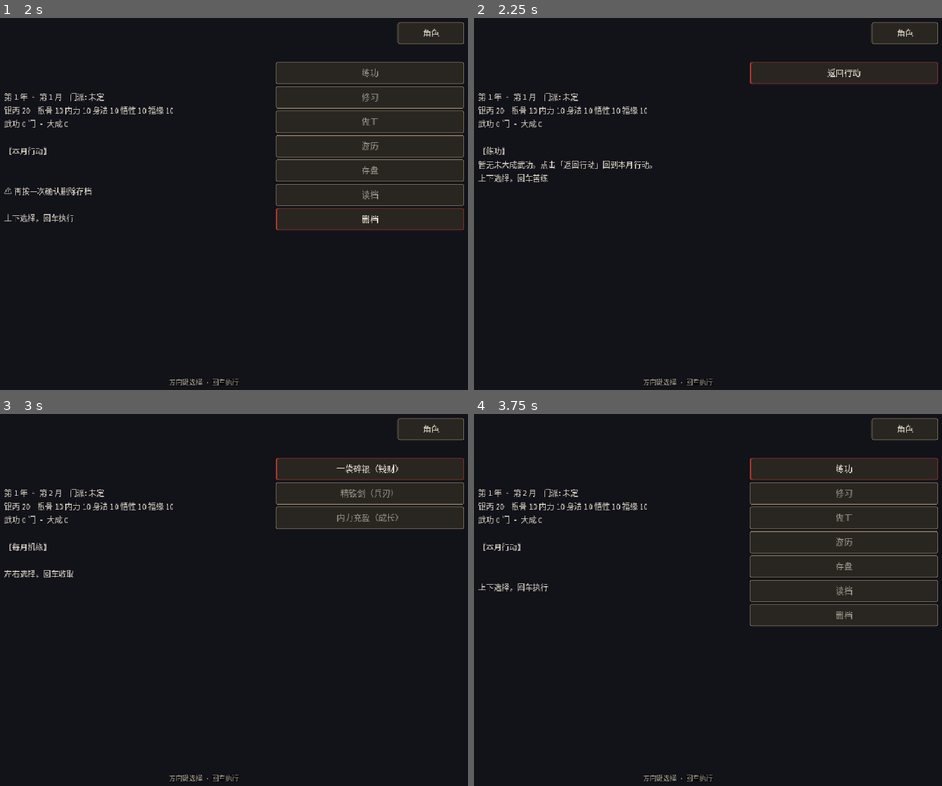
Above: before the commit, frames 1-4 (two rows, left to right).
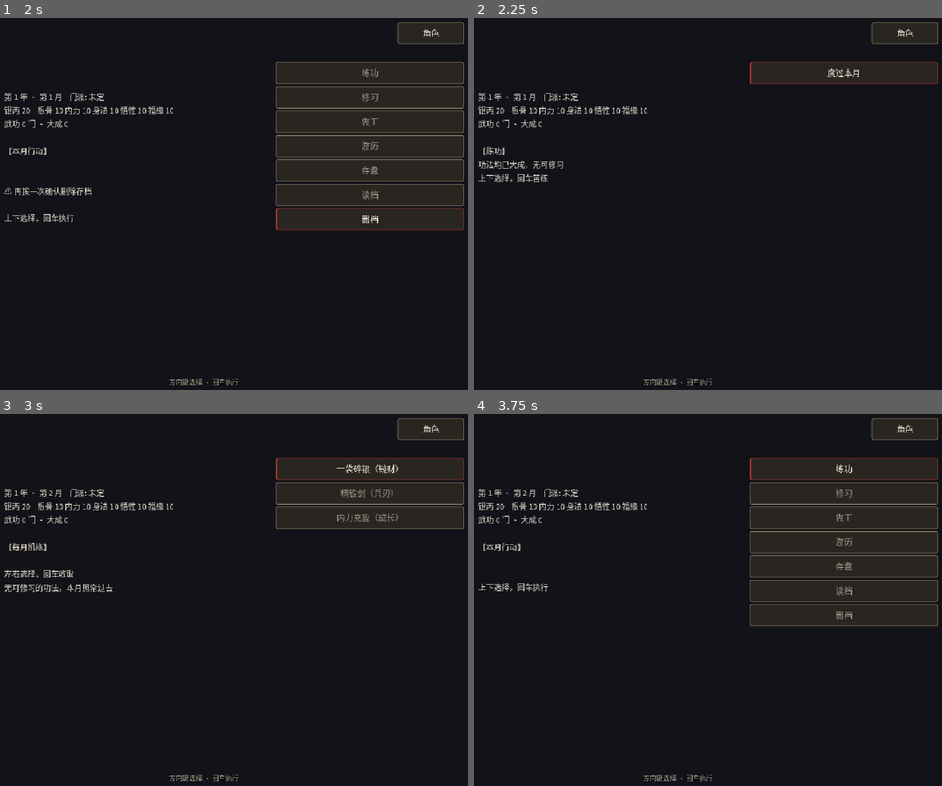
Above: after the commit, the same moments.

Repository: linxuhao/jinyong-heroes
Game: Godot game, scene res://scenes/segments/cultivation.tscn
Two runs of this game, one before a commit and one after it. Both use one fixed random seed, a clock stepped at 60 frames per second and the inputs below. This scene is started directly instead of the project's main scene. Sound files missing from this copy of the repository are replaced by a short silence.
Inputs:
- Up to frame 1 (2 s): click "一袋碎银（钱财）" at 0.5 s; click "删档" at 1.25 s
- Up to frame 2 (2.25 s): click "练功" at 2 s
- Up to frame 3 (3 s): click "返回行动" (after the commit: "度过本月") at 2.75 s
- Up to frame 4 (3.75 s): click "精铁剑（兵刃）" at 3.5 s

Frame 1 is identical in both runs. In frame 2, 0.5% of the frame differs, in the area x 0-83%, y 13-41%; in frame 3, 0.2%; in frame 4, nothing differs.

Commit message:
dpe_game/t_impl: softlock_month_exit [jinyong-loop] (4 file(s))

Diff:
--- a/scripts/autoload/i18n.gd
+++ b/scripts/autoload/i18n.gd
@@ -478,6 +478,9 @@
 	"存盘": "Save",
 	"读档": "Load",
 	"删档": "Delete Save",
+		"无可修习的功法，本月照常过去": "No arts left to train; the month passes",
+		"度过本月": "End the month",
+		"功法均已大成，无可修习": "All arts mastered — nothing left to train",
 	"\n\n⚠ 再按一次确认删除存档": "\n\n⚠ Press again to confirm deleting the save",
 	"\n\n上下选择，回车执行": "\n\nUp/down to choose, Enter to act",
 	"【练功】\n": "[Training]\n",
--- a/scripts/segments/cultivation.gd
+++ b/scripts/segments/cultivation.gd
@@ -637,7 +637,7 @@
 				# Empty unmastered list: the single tappable exit. Its pressed
 				# path is the same _on_option_pressed -> _on_accept chain every
 				# other option uses — no forked phase logic.
-				labels.append(tr("返回行动"))
+				labels.append(tr("度过本月"))
 			for i in range(ids.size()):
 				var gid: String = ids[i]
 				var entry: Dictionary = SaveManager.profile.get_gongfa(gid)
@@ -942,7 +942,7 @@
 		"GONGFA_PICK":
 			text += tr("【练功】\n")
 			if _unmastered_ids().is_empty():
-				text += tr("暂无未大成武功。点击「返回行动」回到本月行动。")
+				text += tr("功法均已大成，无可修习")
 			# The keyboard hint shows even when the list is empty: the
 			# 返回行动 button is the tappable exit, and the hint names the
 			# confirm key for desktop players.
@@ -962,6 +962,10 @@
 		"SECT_SWITCH":
 			text += tr("【另投他派】\n")
 			text += tr("\n上下选择，回车拜入")
+	# On-screen feedback: any branch that set status_text this accept appends
+	# its notice here so the player SEES what happened (never a silent jump).
+	if status_text != "":
+		text += "\n" + status_text + "\n"
 	body.text = text
 	_rebuild_options_box()
 	# Observables recomputed on every render. cursor_markers_visible is the
Not shown, changed: playtest/clicks_only_gongfa_empty_exit.yaml
Not shown, changed: playtest/gongfa_pick_empty_keyboard_return.yaml
